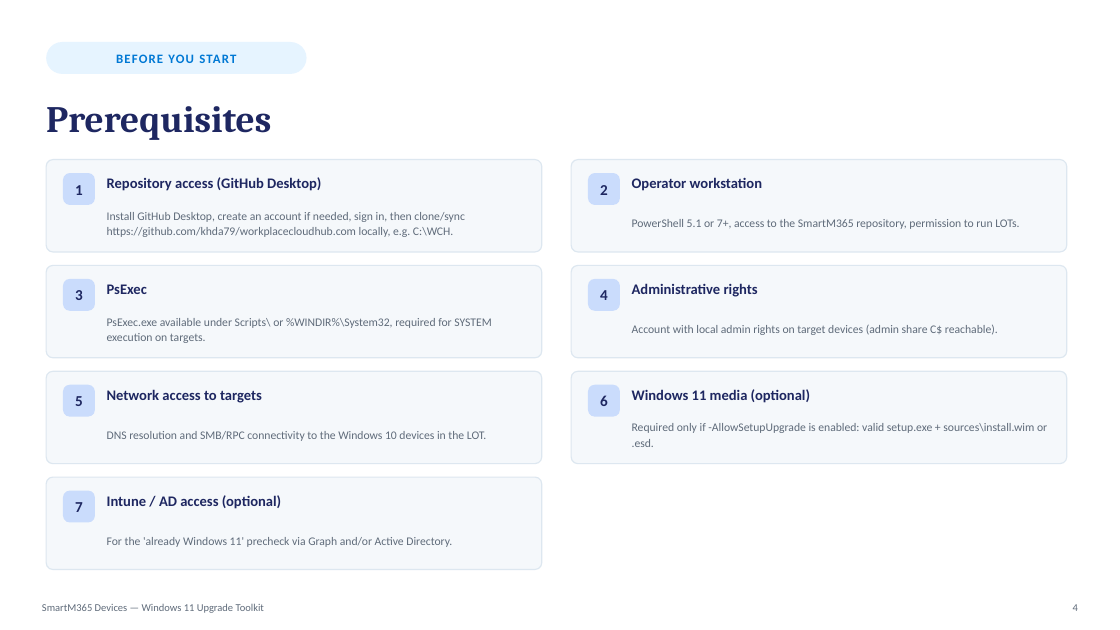
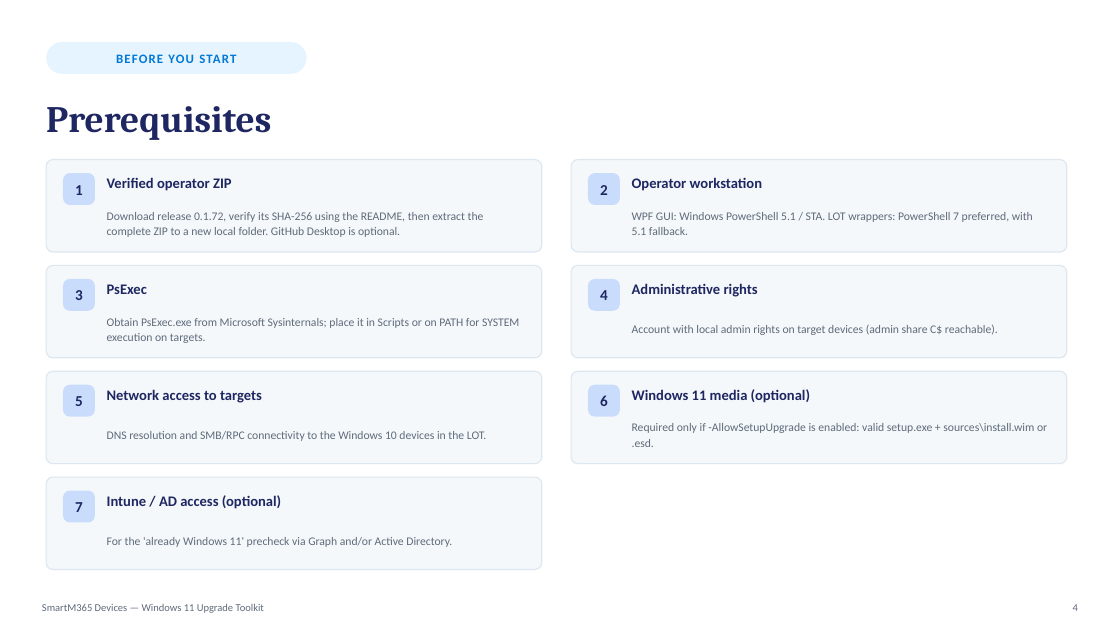
Before and after one commit to khda79/workplacecloudhub.com, a slide deck: slide 4 of SmartM365/Devices/Windows11UpgradeToolkit/Windows11UpgradeToolkit-Procedure-EN.pptx. Drawn at 1120x630 pixels with LibreOffice and Linux fonts; fonts in the diff are those of the drawing. Boxes give left, top, right and bottom in pixels: in the first picture for what was removed or moved away, otherwise in the second. Text is boxed around its words. In the diff, an @@ line names an element or a change of style, - is before the commit and + after.

Commit message:
fix(windows11): select newly created LOT and release 0.1.72 documentation

```diff
--- a/SmartM365/Devices/Windows11UpgradeToolkit/Windows11UpgradeToolkit-Procedure-EN.pptx
+++ b/SmartM365/Devices/Windows11UpgradeToolkit/Windows11UpgradeToolkit-Procedure-EN.pptx
@@ text at (107,177,232,191): text changed @@
-Repository access (GitHub Desktop)
+Verified operator ZIP
@@ text at (107,212,484,237): text changed @@
-Install GitHub Desktop, create an account if needed, sign in, then clone/sync https://github.com/khda79/workplacecloudhub.com locally, e.g. C:\WCH.
+Download release 0.1.72, verify its SHA-256 using the README, then extract the complete ZIP to a new local folder. GitHub Desktop is optional.
@@ text at (632,212,1033,235): text changed @@
-PowerShell 5.1 or 7+, access to the SmartM365 repository, permission to run LOTs.
+WPF GUI: Windows PowerShell 5.1 / STA. LOT wrappers: PowerShell 7 preferred, with 5.1 fallback.
@@ text at (107,318,519,343): text changed @@
-PsExec.exe available under Scripts\ or %WINDIR%\System32, required for SYSTEM execution on targets.
+Obtain PsExec.exe from Microsoft Sysinternals; place it in Scripts or on PATH for SYSTEM execution on targets.
```
Also in this commit, not shown: 1 other slide changed, 8 other files.
